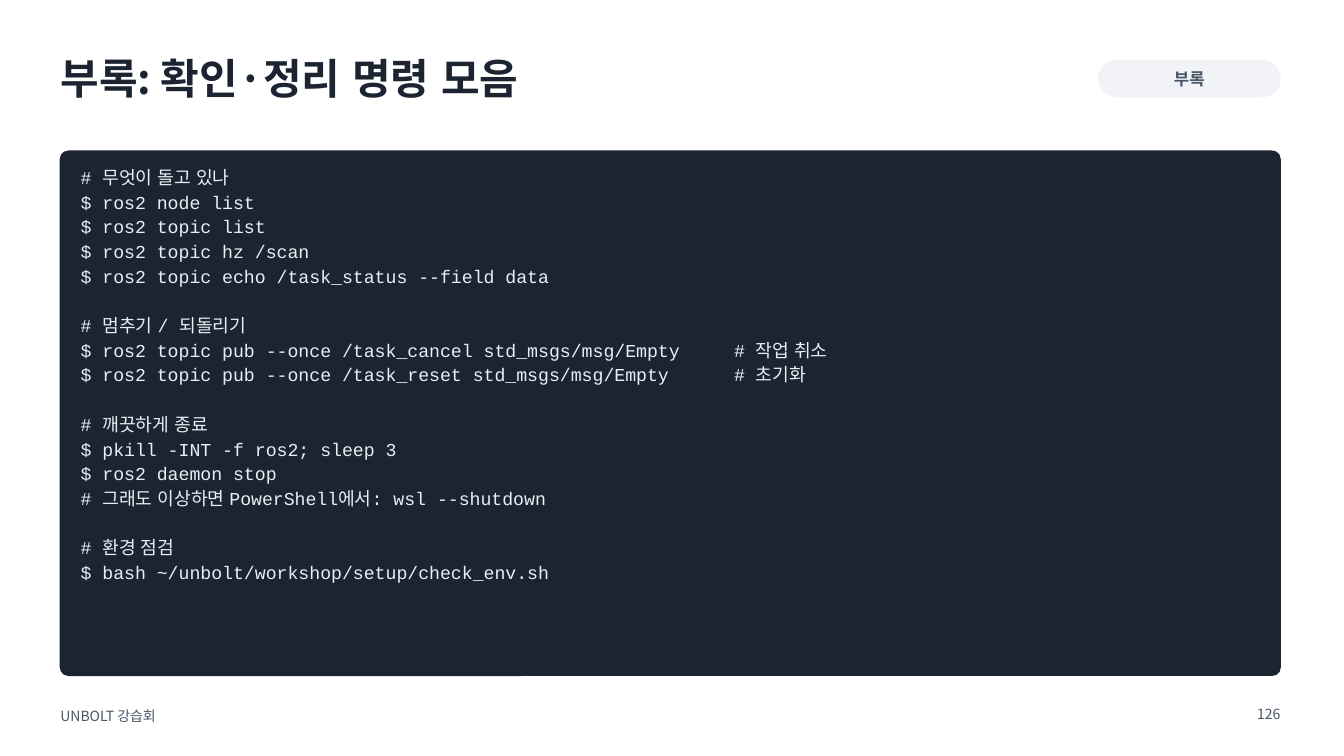
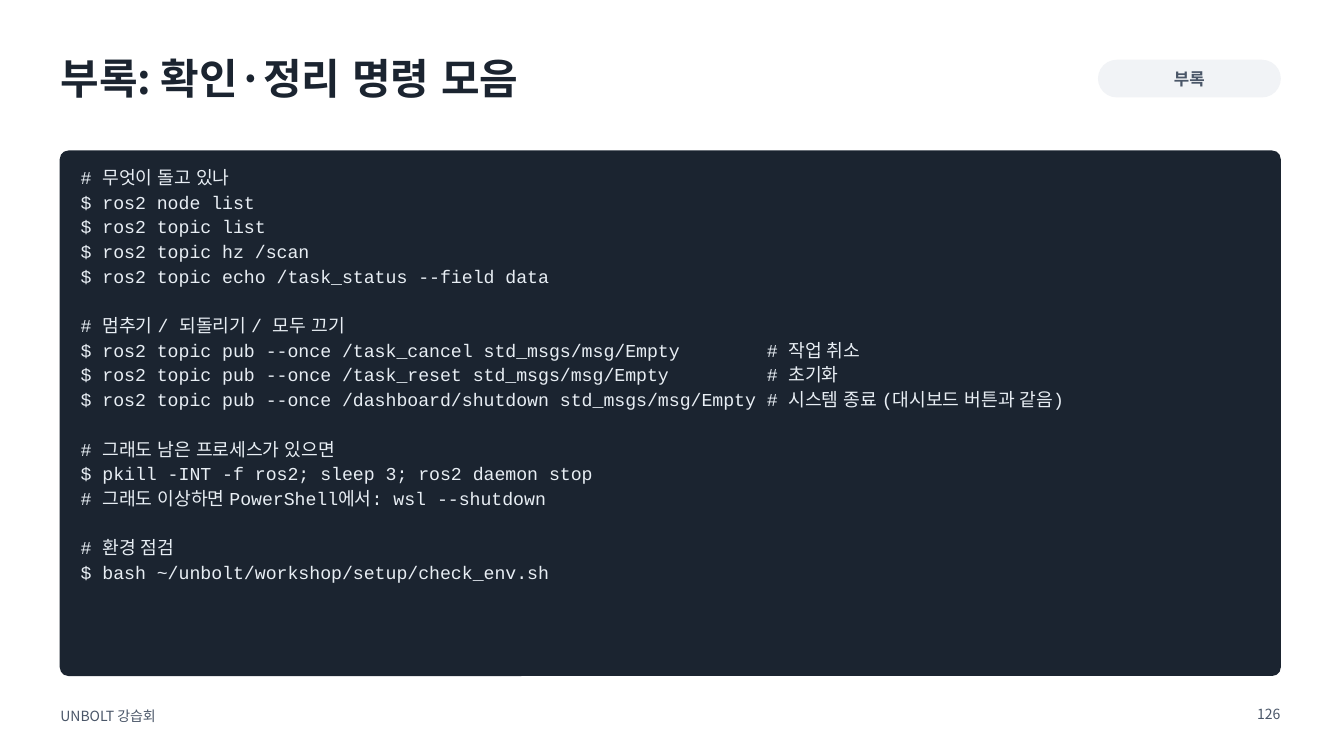
Before and after one commit to sejiny3/AIRLAB, a slide deck: slide 126 of workshop/slides/UNBOLT_workshop.pptx. Drawn at 1344x756 pixels with LibreOffice and Linux fonts; fonts in the diff are those of the drawing. Boxes give left, top, right and bottom in pixels: in the first picture for what was removed or moved away, otherwise in the second. Text is boxed around its words. In the diff, an @@ line names an element or a change of style, - is before the commit and + after.

```diff
--- a/workshop/slides/UNBOLT_workshop.pptx
+++ b/workshop/slides/UNBOLT_workshop.pptx
@@ text at bbox=[102, 317, 344, 334]: text changed @@
-# 멈추기 / 되돌리기
+# 멈추기 / 되돌리기 / 모두 끄기
@@ text at bbox=[102, 391, 1064, 484]: text changed @@
-# 깨끗하게 종료
-$ pkill -INT -f ros2; sleep 3
-$ ros2 daemon stop
+$ ros2 topic pub --once /dashboard/shutdown std_msgs/msg/Empty # 시스템 종료 (대시보드 버튼과 같음)
+# 그래도 남은 프로세스가 있으면
+$ pkill -INT -f ros2; sleep 3; ros2 daemon stop
```
Also in this commit, not shown: 1 other slide changed, 12 other files.
